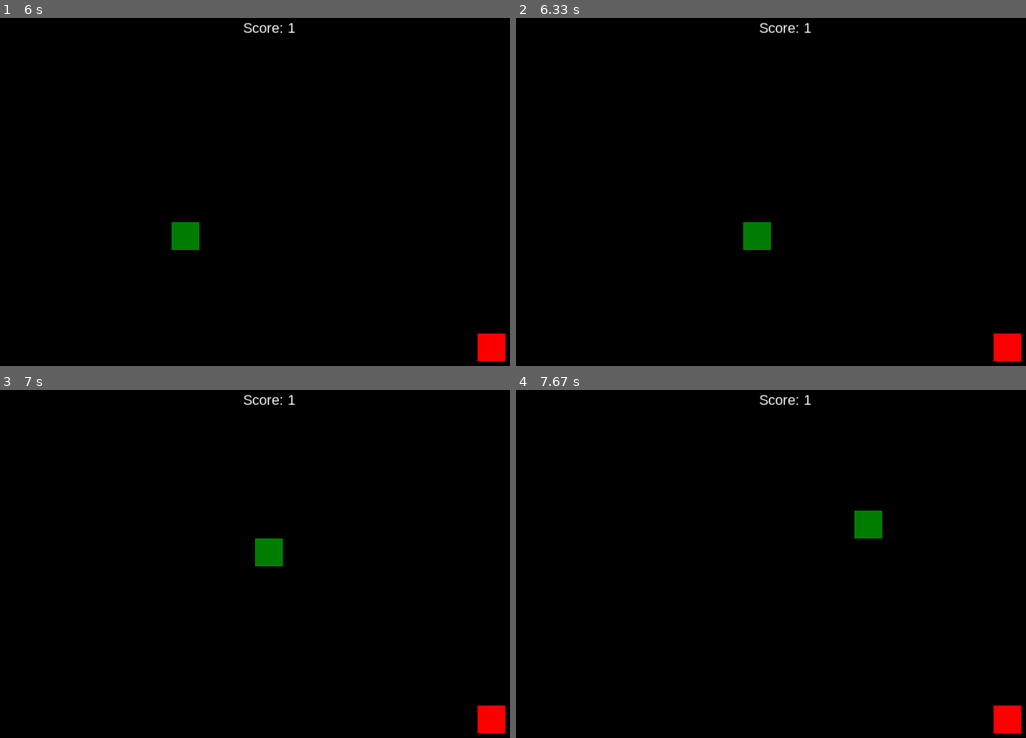
Above: before the commit, frames 1-4 (two rows, left to right).
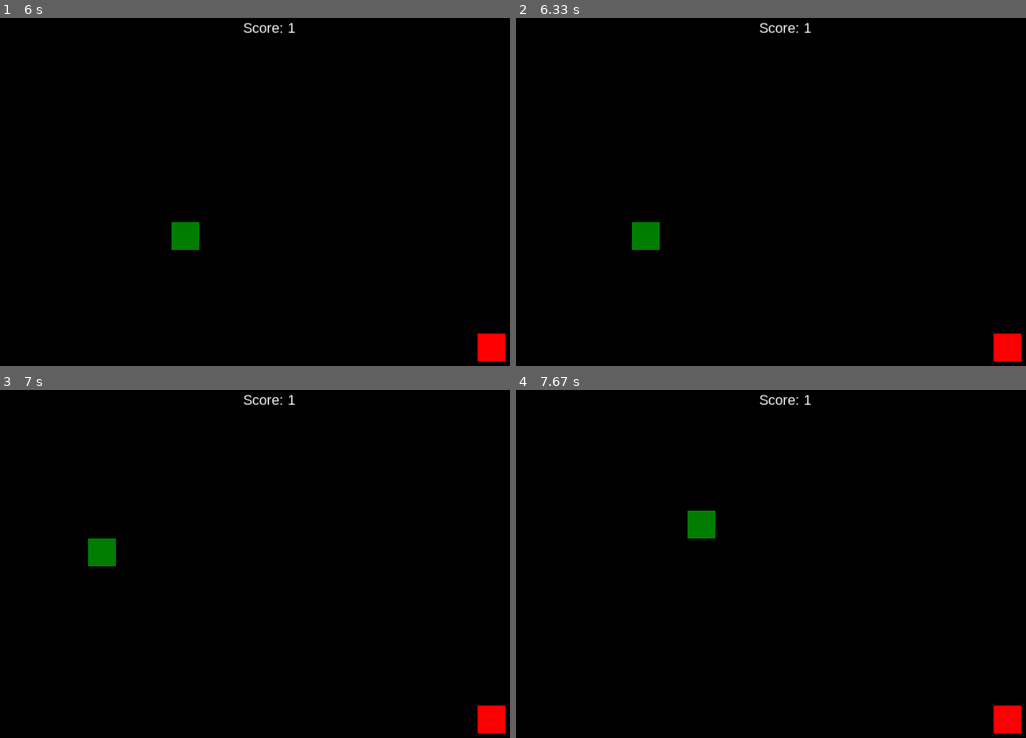
Above: after the commit, the same moments.

Repository: azor40k/pygame-snake
Game: pygame game, started from app.py
The game is run twice, just before and just after one commit, with the same random seed, the same clock (stepped at 60 frames per second) and the same inputs.
Inputs:
- Up to frame 1 (6 s): hold Right 0.33-0.8 s; hold Up 0.83-1.27 s; hold Right 1.3-1.8 s; hold Down 2.4-2.95 s; hold Left 2.98-3.53 s; hold Up 3.57-4.12 s; hold Right 4.15-4.78 s; hold Down 4.82-5.37 s; hold Left 5.4-5.95 s; hold Right from 5.98 s (still down)
- Up to frame 2 (6.33 s): keep holding Right
- Up to frame 3 (7 s): release Right at 6.53 s; hold Up from 6.57 s (still down)
- Up to frame 4 (7.67 s): release Up at 7.12 s; hold Right from 7.15 s (still down)

Frame 1 is identical in both runs. In frame 2, 0.9% of the frame differs, in the area x 22-50%, y 58-67%; in frame 3, 0.9%; in frame 4, 0.9%.

Commit message:
fix direction

Diff:
--- a/app.py
+++ b/app.py
@@ -80,16 +80,16 @@
                         game_done = False
 
                     if not game_done:
-                        if event.key == K_LEFT or event.key == K_q:
+                        if (event.key == K_LEFT or event.key == K_q) and self.snake.direction != "right":
                             self.snake.snake_direction("left")
 
-                        if event.key == K_RIGHT or event.key == K_d:
+                        if (event.key == K_RIGHT or event.key == K_d) and self.snake.direction != "left":
                             self.snake.snake_direction("right")
 
-                        if event.key == K_UP or event.key == K_z:
+                        if (event.key == K_UP or event.key == K_z) and self.snake.direction != "down":
                             self.snake.snake_direction("up")
 
-                        if event.key == K_DOWN or event.key == K_s:
+                        if (event.key == K_DOWN or event.key == K_s) and self.snake.direction != "up":
                             self.snake.snake_direction("down")
 
                 elif event.type == QUIT:
